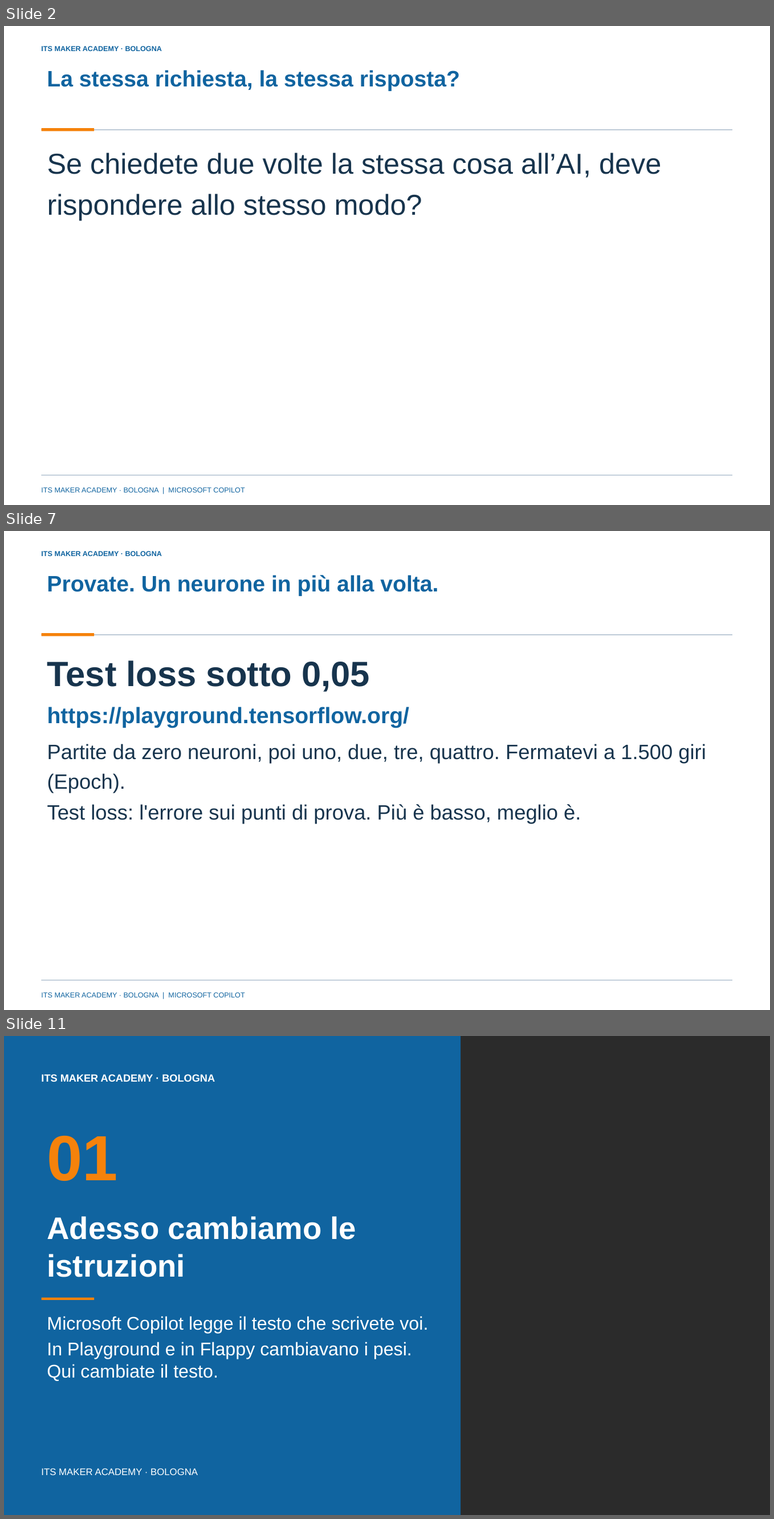
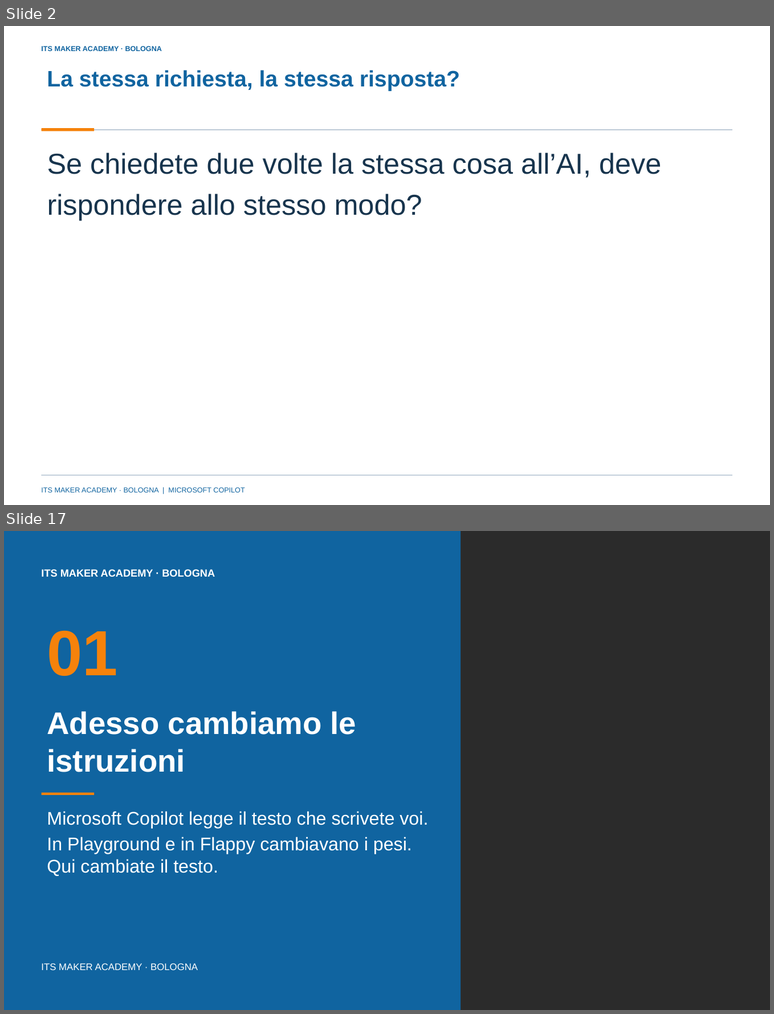
Before and after one commit to franzo9393/ITSCorso_UnslothStudio-Git, a slide deck: lezione 4 - reti neurali e agenti con orchestrazione/Lezione4_Reti_neurali_e_agenti_con_orchestrazione_ITS_MAKER.pptx. Shown one above the other, each under a label of ours: slides 2, 7 and 11 before the commit, slides 2 and 17 after it; the slides between them are not shown. The pictures are 774x1519 and 774x1014 pixels, drawn with LibreOffice and Linux fonts; fonts in the diff are those of the drawing; background and template pictures are left out; a plain dark background stands for a picture behind light text. Boxes give left, top, right and bottom in pixels: in the first picture for what was removed or moved away, otherwise in the second. Text is boxed around its words. In the diff, an @@ line names an element or a change of style, - is before the commit and + after.

Commit message:
Lezione 4: slide 1-17 riscritte con schermate dei siti, quadro d'insieme e previsioni (47 slide); regole sulle schermate in AGENTS.md

```diff
--- a/lezione 4 - reti neurali e agenti con orchestrazione/Lezione4_Reti_neurali_e_agenti_con_orchestrazione_ITS_MAKER.pptx
+++ b/lezione 4 - reti neurali e agenti con orchestrazione/Lezione4_Reti_neurali_e_agenti_con_orchestrazione_ITS_MAKER.pptx
@@ slide 7 removed at (x1=4, y1=531, x2=770, y2=1010), background picture (left out); not listed: 5 template elements that a slide beside it also shows @@
@@ title removed at (x1=47, y1=575, x2=438, y2=596) @@
-Provate. Un neurone in più alla volta.
@@ text removed at (x1=47, y1=660, x2=370, y2=692) @@
-Test loss sotto 0,05
@@ text removed at (x1=47, y1=707, x2=409, y2=728) @@
-https://playground.tensorflow.org/
@@ text removed at (x1=47, y1=744, x2=706, y2=793) @@
-Partite da zero neuroni, poi uno, due, tre, quattro. Fermatevi a 1.500 giri (Epoch).
@@ text removed at (x1=47, y1=804, x2=581, y2=824) @@
-Test loss: l'errore sui punti di prova. Più è basso, meglio è.
@@ what was slide 11 is now slide 17 @@
```
Also in this commit, not shown: 7 slides changed, 7 slides added, 29 other files.
